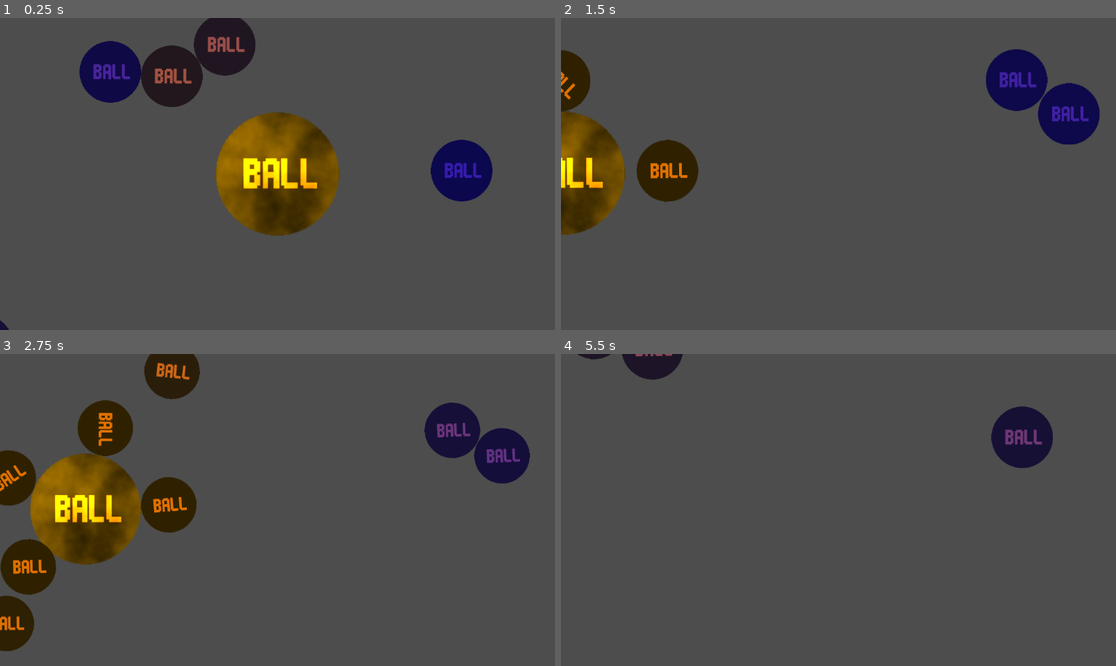
Above: before the commit, frames 1-4 (two rows, left to right).
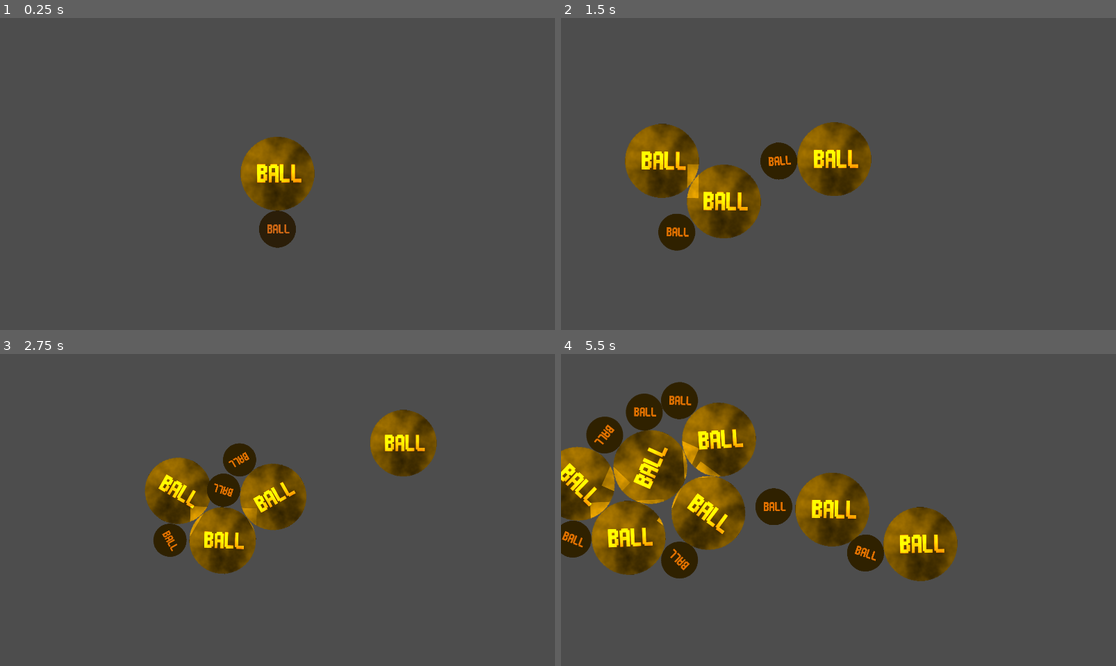
Above: after the commit, the same moments.

Repository: Serebr1k-code/cosmic-bodies-2d-simulator
Game: Godot game, scene res://main/main.tscn
Same seed, same stepped clock (60 frames per second), same inputs: the game is played once before the commit and once after it.
Inputs (mouse positions are in pixels of both pictures, inside the frame that each line leads up to):
- Up to frame 1 (0.25 s): no input
- Up to frame 2 (1.5 s): tap Enter (ui_accept) at 0.5, 0.77 s; move the mouse to (960, 158) at 0.52 s; hold Right (right) from 0.53 s (still down); click (960, 158) at 0.6 s; right-click (960, 158) at 0.8 s; move the mouse to (727, 189) at 1.27 s; right-click (727, 189) at 1.35 s
- Up to frame 3 (2.75 s): tap Enter (ui_accept) at 1.52 s; click (166, 525) at 1.55 s; move the mouse to (333, 441) at 2.02 s; release Right (right) at 2.03 s; hold A (left) from 2.03 s (still down); tap Mouse wheel down (scroll_down) at 2.1 s; right-click (333, 441) at 2.3 s
- Up to frame 4 (5.5 s): move the mouse to (810, 572) at 2.77 s; release A (left) at 2.78 s; hold Right (right) 2.78-4.28 s; tap Mouse wheel up (scroll_up) at 2.85 s; tap Enter (ui_accept) at 3.02, 3.77, 4.52 s; click (810, 572) at 3.05 s; move the mouse to (1005, 556) at 3.52 s; click (1005, 556) at 3.6 s; right-click (1005, 556) at 3.8 s; move the mouse to (672, 463) at 4.27 s; hold A (left) 4.28-5.03 s; right-click (672, 463) at 4.35 s; click (672, 463) at 4.55 s; move the mouse to (866, 510) at 5.02 s; hold Right (right) from 5.03 s (still down); click (866, 510) at 5.1 s; right-click (866, 510) at 5.3 s

The runs differ from the first frame. In frame 1, 13% of the frame differs, in the area x 0-89%, y 0-100%; in frame 2, 16%; in frame 3, 24%; in frame 4, 24%, in the area x 0-89%, y 0-73%.

Commit message:
added ui and spawn click

Diff:
--- a/cosmic_body/cosmic body.tscn
+++ b/cosmic_body/cosmic body.tscn
@@ -20,5 +20,3 @@
 
 [node name="CollisionShape2D" type="CollisionShape2D" parent="."]
 shape = SubResource("CircleShape2D_tnavn")
-
-[connection signal="apply_impulse" from="." to="." method="_on_apply_impulse"]
--- a/cosmic_body/cosmic_body.gd
+++ b/cosmic_body/cosmic_body.gd
@@ -24,9 +24,8 @@
 func _process(delta: float) -> void:
 	pass
 
-
-func _on_apply_impulse(vec: Vector2) -> void:
-	apply_central_impulse(vec)
-
 func update_visual():
 	$Sprite2D.modulate = Color(min(temperature/1000, 1.0), min(temperature/2000, 0.5), max(1-temperature/1000, 0.0))
+
+func get_type():
+	return "Cosmic body"
--- a/main/main.gd
+++ b/main/main.gd
@@ -4,6 +4,12 @@
 
 #onready
 @onready var cosmic_body = preload("res://cosmic_body/cosmic body.tscn")
+@onready var star_body = preload("res://star_body/star_body.tscn")
+@onready var Mass_label = $CanvasLayer/BodyInfo/VBoxContainer/Mass
+@onready var Radius_label = $CanvasLayer/BodyInfo/VBoxContainer/Radius
+@onready var Temperature_label = $CanvasLayer/BodyInfo/VBoxContainer/Temperature
+@onready var Type_label = $CanvasLayer/BodyInfo/VBoxContainer/Type
+
 
 #const
 const STEFAN_BOLTZMANN: float = 5.67e-8
@@ -12,19 +18,21 @@
 #vars
 var thermal_bodies: Array[Thermal_body] = []
 var star_bodies: Array[Star_body] = []
+var target_body: Thermal_body
 
 func _ready() -> void:
-	var balls = []
-	for i in range(100):
-		balls.append(cosmic_body.instantiate())
-		balls[i].position = Vector2(randi_range(-3000, 3000), randi_range(-3000, 3000))
-		balls[i].temperature = randi_range(50, 1050)
-		add_child(balls[i])
-		#balls[i].apply_central_impulse(Vector2(randf(), randf())*randf_range(1, 1000))
+	pass
 
 func _process(delta: float) -> void:
 	handle_gravity(delta)
 	handle_temperature(delta)
+	handle_ui(delta)
+
+func _input(event: InputEvent) -> void:
+	if Input.is_action_just_pressed("mouse1"):
+		add_body(1)
+	if Input.is_action_just_pressed("mouse2"):
+		add_body(2)
 
 func handle_gravity(delta):
 	for child in get_children():
@@ -87,6 +95,28 @@
 
 		body.update_visual()
 
+func handle_ui(delta):
+	$CanvasLayer/BodyInfo.global_position = get_global_mouse_position() + Vector2(1000, 648)
+	$Area2D.global_position = get_global_mouse_position()
+	if target_body:
+		$CanvasLayer/BodyInfo.show()
+		Mass_label.text = "Mass: " + str(target_body.mass)
+		Radius_label.text = "Radius: " + str(target_body.CollisionShape.shape.radius)
+		Temperature_label.text = "Temperature: " + str(target_body.temperature)
+		Type_label.text = "Type: " + str(target_body.get_type())
+	else:
+		$CanvasLayer/BodyInfo.hide()
+
+func add_body(id):
+	if id == 1:
+		var body = cosmic_body.instantiate()
+		body.position = get_global_mouse_position()
+		add_child(body)
+	elif id == 2:
+		var body = star_body.instantiate()
+		body.position = get_global_mouse_position()
+		add_child(body)
+
 func _on_child_entered_tree(node: Node) -> void:
 	if node is Thermal_body:
 		thermal_bodies.append(node)
@@ -99,3 +129,11 @@
 		thermal_bodies.erase(node)
 		if node is Star_body:
 			star_bodies.append(node)
+
+
+func _on_area_2d_body_entered(body: Node2D) -> void:
+	target_body = body
+
+
+func _on_area_2d_body_exited(body: Node2D) -> void:
+	target_body = null
--- a/main/main.tscn
+++ b/main/main.tscn
@@ -1,9 +1,12 @@
-[gd_scene load_steps=5 format=3 uid="uid://b3etj2l41jmul"]
+[gd_scene load_steps=6 format=3 uid="uid://b3etj2l41jmul"]
 
 [ext_resource type="Script" uid="uid://dym6w0eihaa7f" path="res://main/main.gd" id="1_53q0u"]
 [ext_resource type="Script" uid="uid://dh31frshd2evy" path="res://main/camera.gd" id="2_pjrb6"]
-[ext_resource type="PackedScene" uid="uid://co6h86rthora7" path="res://star_body/star_body.tscn" id="3_xwkvk"]
-[ext_resource type="PackedScene" uid="uid://d36d0mpqeicbg" path="res://cosmic_body/cosmic body.tscn" id="4_c651c"]
+[ext_resource type="PackedScene" uid="uid://co6h86rthora7" path="res://star_body/star_body.tscn" id="3_c651c"]
+[ext_resource type="PackedScene" uid="uid://d36d0mpqeicbg" path="res://cosmic_body/cosmic body.tscn" id="4_3wy1v"]
+
+[sub_resource type="CircleShape2D" id="CircleShape2D_pjrb6"]
+radius = 1.0
 
 [node name="main" type="Node2D"]
 script = ExtResource("1_53q0u")
@@ -11,10 +14,57 @@
 [node name="Camera" type="Camera2D" parent="."]
 script = ExtResource("2_pjrb6")
 
-[node name="StarBody" parent="." instance=ExtResource("3_xwkvk")]
+[node name="CanvasLayer" type="CanvasLayer" parent="."]
 
-[node name="CosmicBody" parent="." instance=ExtResource("4_c651c")]
-position = Vector2(389, -7)
+[node name="BodyInfo" type="PanelContainer" parent="CanvasLayer"]
+anchors_preset = 8
+anchor_left = 0.5
+anchor_top = 0.5
+anchor_right = 0.5
+anchor_bottom = 0.5
+offset_left = -960.0
+offset_top = -540.0
+offset_right = -854.0
+offset_bottom = -436.0
+grow_horizontal = 2
+grow_vertical = 2
+size_flags_horizontal = 4
+size_flags_vertical = 4
+metadata/_edit_use_anchors_ = true
+
+[node name="VBoxContainer" type="VBoxContainer" parent="CanvasLayer/BodyInfo"]
+layout_mode = 2
+
+[node name="Mass" type="Label" parent="CanvasLayer/BodyInfo/VBoxContainer"]
+layout_mode = 2
+text = "Mass:"
+horizontal_alignment = 3
+
+[node name="Radius" type="Label" parent="CanvasLayer/BodyInfo/VBoxContainer"]
+layout_mode = 2
+text = "Radius:"
+horizontal_alignment = 3
+
+[node name="Temperature" type="Label" parent="CanvasLayer/BodyInfo/VBoxContainer"]
+layout_mode = 2
+text = "Temperature:"
+horizontal_alignment = 3
+
+[node name="Type" type="Label" parent="CanvasLayer/BodyInfo/VBoxContainer"]
+layout_mode = 2
+text = "Type:"
+horizontal_alignment = 3
+
+[node name="Area2D" type="Area2D" parent="."]
+
+[node name="CollisionShape2D" type="CollisionShape2D" parent="Area2D"]
+shape = SubResource("CircleShape2D_pjrb6")
+
+[node name="StarBody" parent="." instance=ExtResource("3_c651c")]
+
+[node name="CosmicBody" parent="." instance=ExtResource("4_3wy1v")]
 
 [connection signal="child_entered_tree" from="." to="." method="_on_child_entered_tree"]
 [connection signal="child_exiting_tree" from="." to="." method="_on_child_exiting_tree"]
+[connection signal="body_entered" from="Area2D" to="." method="_on_area_2d_body_entered"]
+[connection signal="body_exited" from="Area2D" to="." method="_on_area_2d_body_exited"]
--- a/project.godot
+++ b/project.godot
@@ -14,6 +14,12 @@
 run/main_scene="uid://b3etj2l41jmul"
 config/features=PackedStringArray("4.5", "Forward Plus")
 config/icon="res://icon.svg"
+
+[display]
+
+window/size/viewport_width=1920
+window/size/viewport_height=1080
+window/size/mode=3
 
 [input]
 
@@ -51,3 +57,17 @@
 "events": [Object(InputEventMouseButton,"resource_local_to_scene":false,"resource_name":"","device":-1,"window_id":0,"a …(253 unchanged characters)…
 ]
 }
+mouse1={
+"deadzone": 0.2,
+"events": [Object(InputEventMouseButton,"resource_local_to_scene":false,"resource_name":"","device":-1,"window_id":0,"alt_pressed":false,"shift_pressed":false,"ctrl_pressed":false,"meta_pressed":false,"button_mask":1,"position":Vector2(355, 14),"global_position":Vector2(364, 62),"factor":1.0,"button_index":1,"canceled":false,"pressed":true,"double_click":false,"script":null)
+]
+}
+mouse2={
+"deadzone": 0.2,
+"events": [Object(InputEventMouseButton,"resource_local_to_scene":false,"resource_name":"","device":-1,"window_id":0,"alt_pressed":false,"shift_pressed":false,"ctrl_pressed":false,"meta_pressed":false,"button_mask":2,"position":Vector2(138, 29),"global_position":Vector2(147, 77),"factor":1.0,"button_index":2,"canceled":false,"pressed":true,"double_click":false,"script":null)
+]
+}
+
+[physics]
+
+2d/default_gravity=0.0
--- a/star_body/star_body.gd
+++ b/star_body/star_body.gd
@@ -22,3 +22,6 @@
 
 func _on_timer_timeout() -> void:
 	emissivity = 1.0
+
+func get_type():
+	return "Star"
